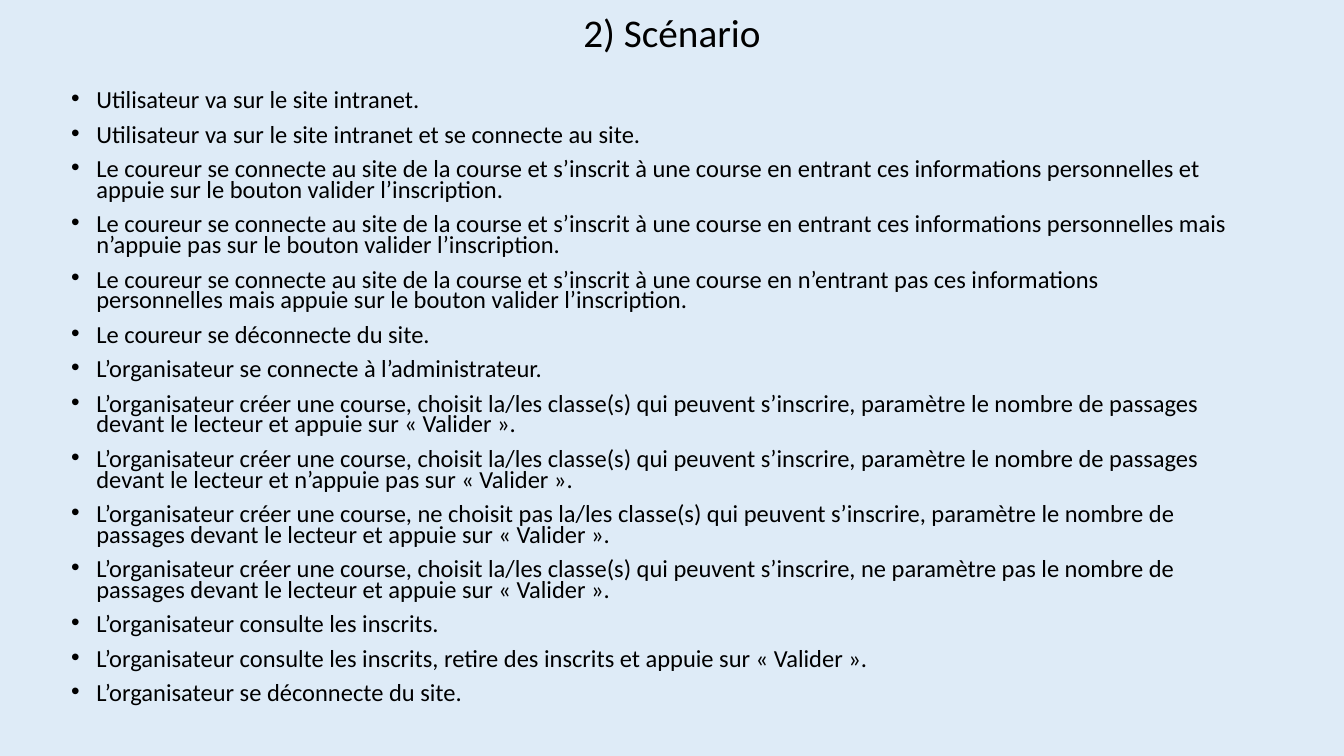
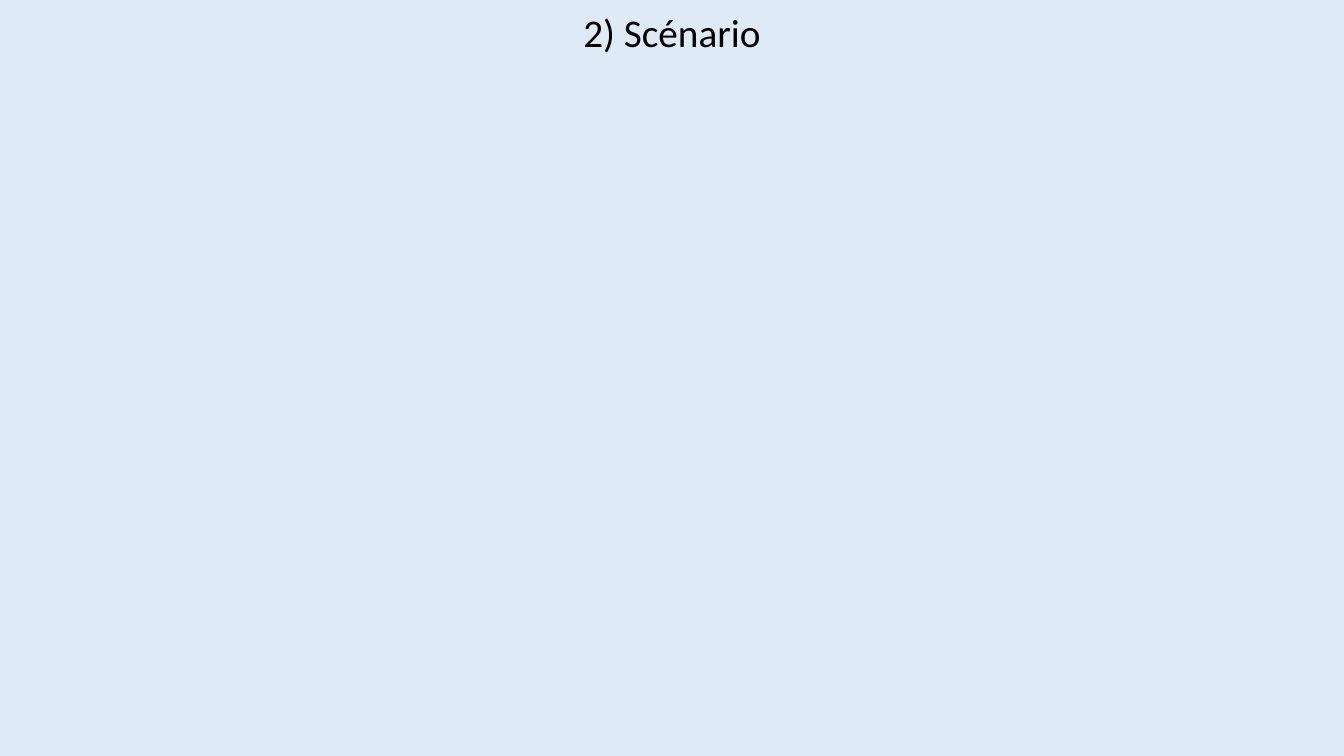
Before and after one commit to Maja2308/Projet_Cross, a slide deck: slide 9 of Diagrammes Communs/Presentation_Revue0.pptx. Drawn at 1344x756 pixels with LibreOffice and Linux fonts; fonts in the diff are those of the drawing. Boxes give left, top, right and bottom in pixels: in the first picture for what was removed or moved away, otherwise in the second. Text is boxed around its words. In the diff, an @@ line names an element or a change of style, - is before the commit and + after.

```diff
--- a/Diagrammes Communs/Presentation_Revue0.pptx
+++ b/Diagrammes Communs/Presentation_Revue0.pptx
@@ text removed at (x1=96, y1=91, x2=1225, y2=706) @@
-• Utilisateur va sur le site intranet.
-• Utilisateur va sur le site intranet et se connecte au site.
-• Le coureur se connecte au site de la course et s’inscrit à une course en entrant ces informations personnelles et appuie sur le bouton valider l’inscription.
-• Le coureur se connecte au site de la course et s’inscrit à une course en entrant ces informations personnelles mais n’appuie pas sur le bouton valider l’inscription.
-• Le coureur se connecte au site de la course et s’inscrit à une course en n’entrant pas ces informations personnelles mais appuie sur le bouton valider l’inscription.
-• Le coureur se déconnecte du site.
-• L’organisateur se connecte à l’administrateur.
-• L’organisateur créer une course, choisit la/les classe(s) qui peuvent s’inscrire, paramètre le nombre de passages devant le lecteur et appuie sur « Valider ».
-• L’organisateur créer une course, choisit la/les classe(s) qui peuvent s’inscrire, paramètre le nombre de passages devant le lecteur et n’appuie pas sur « Valider ».
-• L’organisateur créer une course, ne choisit pas la/les classe(s) qui peuvent s’inscrire, paramètre le nombre de passages devant le lecteur et appuie sur « Valider ».
-• L’organisateur créer une course, choisit la/les classe(s) qui peuvent s’inscrire, ne paramètre pas le nombre de passages devant le lecteur et appuie sur « Valider ».
-• L’organisateur consulte les inscrits.
-• L’organisateur consulte les inscrits, retire des inscrits et appuie sur « Valider ».
-• L’organisateur se déconnecte du site.
```
Also in this commit, not shown: 6 other slides changed, 2 slides removed.
